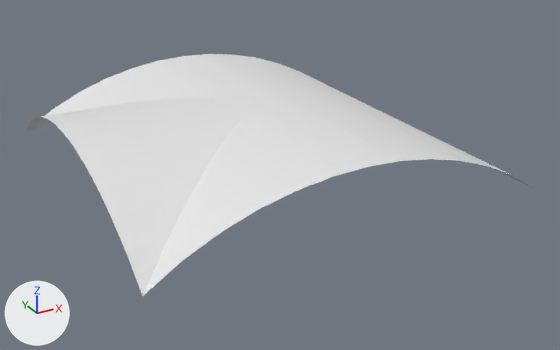
What one commit did to the glTF model resources/models/ceiling-3crossing.gltf.
One viewpoint serves both versions: a 50 mm lens placed at (-1.74, -3.42, 2.58), pointed at (0.06, -0.14, 0.94). Every picture has the same lights, and +X, +Y and +Z are marked at lower left. The older version comes first.

The first picture shows 'ceiling-3crossing'.
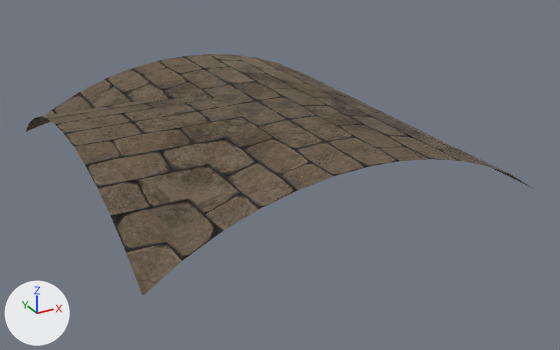
Edits to the scene script, one JSON object a line:
```json
{"op": "add", "block": "img_brickwall_diffuse", "code": ["img_brickwall_diffuse = load_image('brickwall-diffuse', 'brickwall-diffuse.jpg', 512, 512, 'sRGB')"]}
{"op": "add", "block": "img_brickwall_normal", "code": ["img_brickwall_normal = load_image('brickwall-normal', 'brickwall-normal.jpg', 512, 512, 'Non-Color')"]}
{"block": "mat_ceiling", "where": "n0 = _N.new('ShaderNodeBsdfPrincipled'); n0.name = 'Principled BSDF'"}
{"op": "add", "block": "mat_ceiling", "code": "n0.inputs[2].default_value = 0.95  # 'Roughness'"}
{"op": "add", "block": "mat_ceiling", "code": "n2 = _N.new('ShaderNodeTexImage'); n2.name = 'Image Texture'"}
{"op": "add", "block": "mat_ceiling", "code": "n2.image = img_brickwall_diffuse"}
{"op": "add", "block": "mat_ceiling", "code": "n3 = _N.new('ShaderNodeNormalMap'); n3.name = 'Normal Map'"}
{"op": "add", "block": "mat_ceiling", "code": "n3.uv_map = 'UVMap'"}
{"op": "add", "block": "mat_ceiling", "code": "n4 = _N.new('ShaderNodeTexImage'); n4.name = 'Image Texture.001'"}
{"op": "add", "block": "mat_ceiling", "code": "n4.image = img_brickwall_normal"}
{"op": "add", "block": "mat_ceiling", "code": "_L.new(n2.outputs[0], n0.inputs[0])  # 'Color' to 'Base Color'"}
{"op": "add", "block": "mat_ceiling", "code": "_L.new(n3.outputs[0], n0.inputs[5])  # 'Normal' to 'Normal'"}
{"op": "add", "block": "mat_ceiling", "code": "_L.new(n4.outputs[0], n3.inputs[1])  # 'Color' to 'Color'"}
```

What differs and where, as boxes [x1, y1, x2, y2] in the pictures (560 x 350 px):
```json
{"object": "ceiling-3crossing", "change": "surface changed", "before": [26, 54, 530, 296], "after": [26, 54, 530, 296], "on screen": "white to brown"}
```
